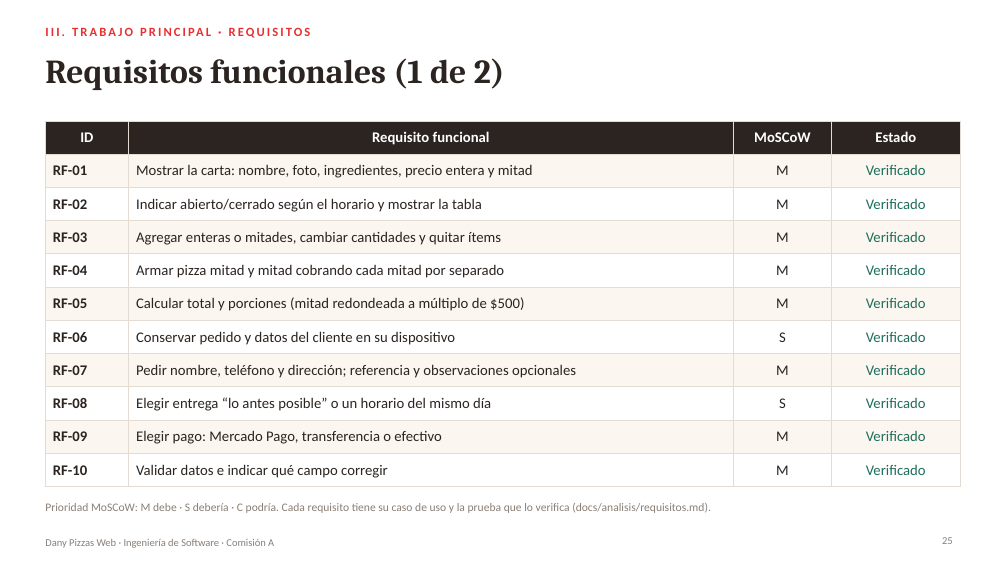
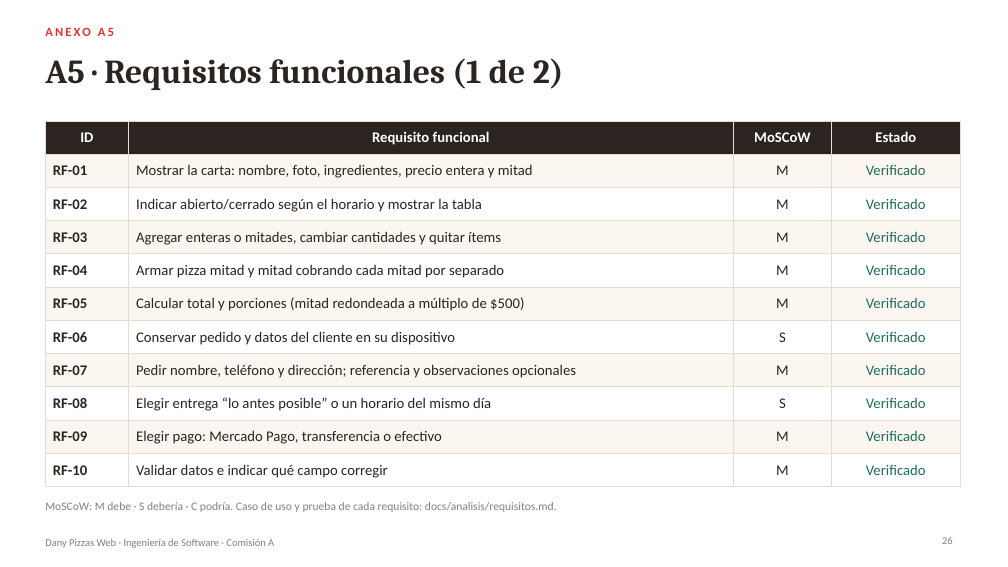
Before and after one commit to CastroMaximo/DanyPizzas, a slide deck: slide 26 of docs/presentacion/DanyPizzas_Presentacion.pptx (slide 25 before the commit). Drawn at 1008x567 pixels with LibreOffice and Linux fonts; fonts in the diff are those of the drawing. Boxes give left, top, right and bottom in pixels: in the first picture for what was removed or moved away, otherwise in the second. Text is boxed around its words. In the diff, an @@ line names an element or a change of style, - is before the commit and + after.

```diff
--- a/docs/presentacion/DanyPizzas_Presentacion.pptx
+++ b/docs/presentacion/DanyPizzas_Presentacion.pptx
@@ text at <box>45,27,114,36</box>: text changed @@
-III. TRABAJO PRINCIPAL · REQUISITOS
+ANEXO A5
@@ title at <box>45,58,564,90</box>: text changed @@
-Requisitos funcionales (1 de 2)
+A5 · Requisitos funcionales (1 de 2)
@@ text at <box>45,502,557,512</box>: text changed @@
-Prioridad MoSCoW: M debe · S debería · C podría. Cada requisito tiene su caso de uso y la prueba que lo verifica (docs/analisis/requisitos.md).
+MoSCoW: M debe · S debería · C podría. Caso de uso y prueba de cada requisito: docs/analisis/requisitos.md.
```
Also in this commit, not shown: 10 other slides changed, 19 slides added, 21 slides removed, 3 other files.
